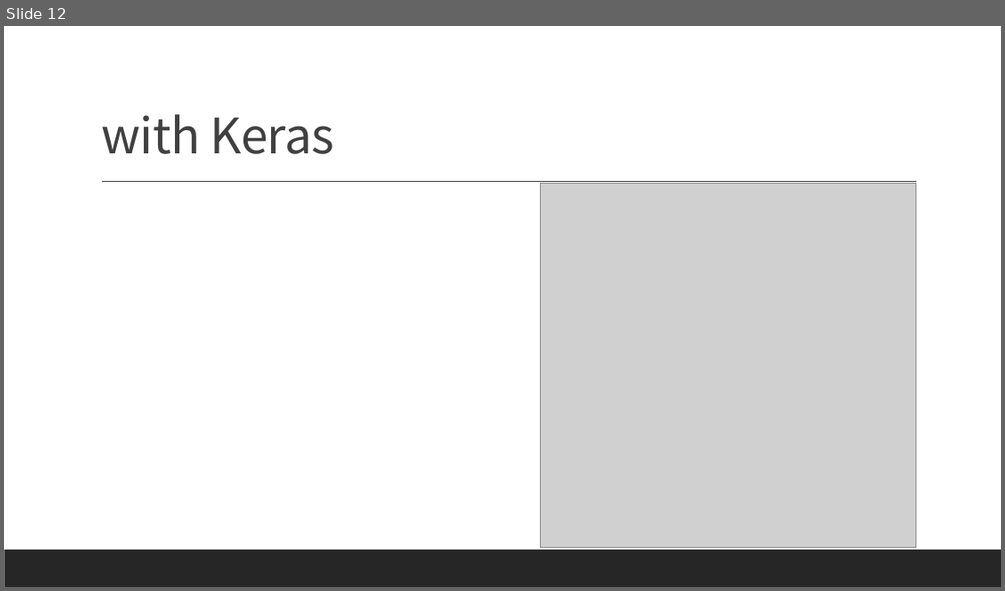
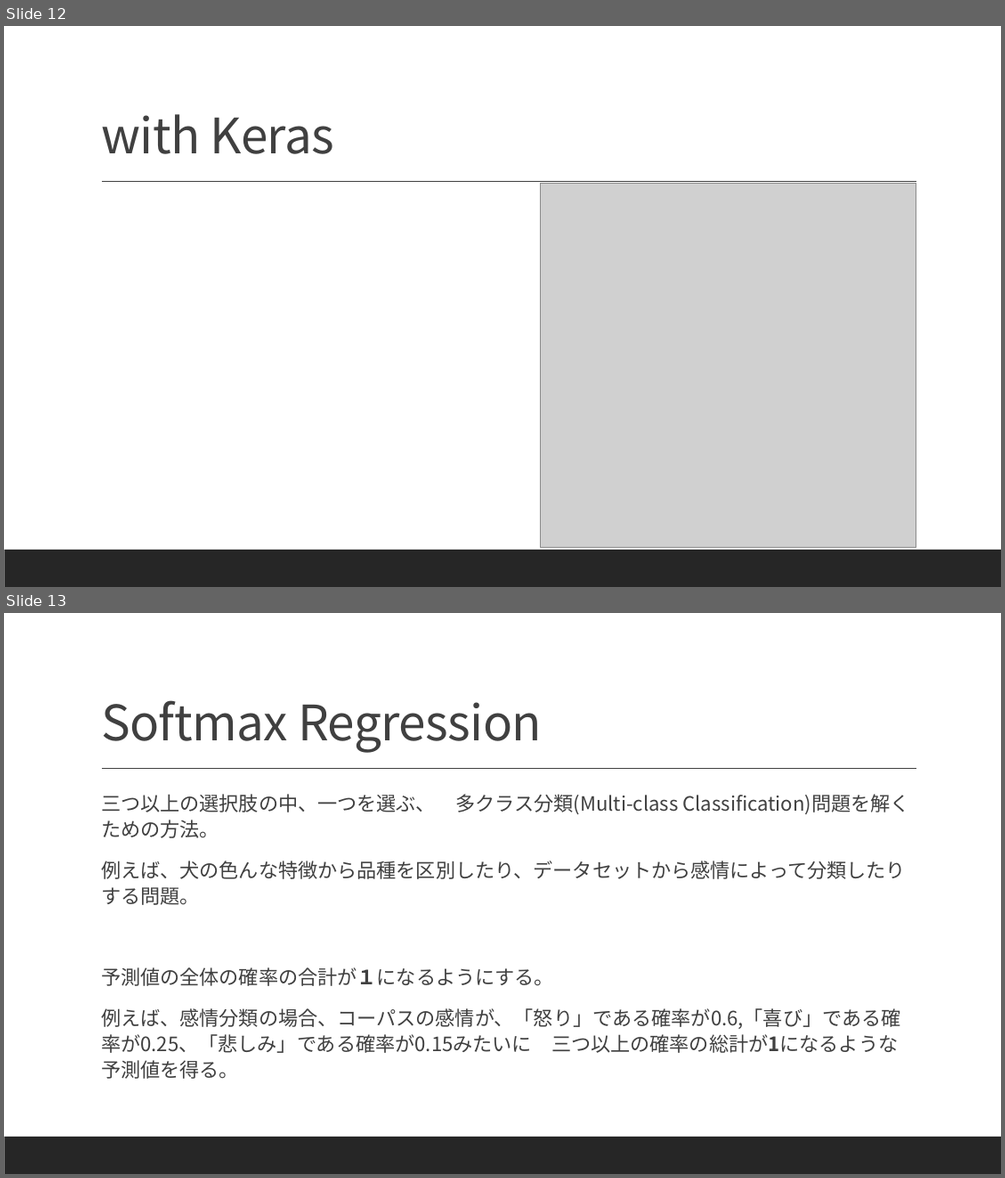
Before and after one commit to Sion1225/Study-Deeplearning-NLP, a slide deck: Presentation/ppt 6.pptx. Shown one above the other, each under a label of ours: slide 12 before the commit, slides 12 and 13 after it. The pictures are 1005x591 and 1005x1178 pixels, drawn with LibreOffice and Linux fonts; fonts in the diff are those of the drawing; grey boxes stand for pictures. Boxes give left, top, right and bottom in pixels: in the first picture for what was removed or moved away, otherwise in the second. Text is boxed around its words. In the diff, an @@ line names an element or a change of style, - is before the commit and + after.

```diff
--- a/Presentation/ppt 6.pptx
+++ b/Presentation/ppt 6.pptx
@@ slide 13 added at [4,613,1001,1174], background #FFFFFF; not listed: 2 template elements that a slide beside it also shows @@
@@ title added at [101,700,542,753], 47 pt, text #404040 @@
+Softmax Regression
@@ text added at [101,794,909,1078], 19 pt, text #404040 @@
+  三つ以上の選択肢の中、一つを選ぶ、 多クラス分類(Multi-class Classification)問題を解くための方法。
+  例えば、犬の色んな特徴から品種を区別したり、データセットから感情によって分類したりする問題。
+  予測値の全体の確率の合計が１になるようにする。
+  例えば、感情分類の場合、コーパスの感情が、「怒り」である確率が0.6,「喜び」である確率が0.25、「悲しみ」である確率が0.15みたいに 三つ以上の確率の総計が1になるような予測値を得る。
```
Also in this commit, not shown: 7 other slides added, 1 other file.
